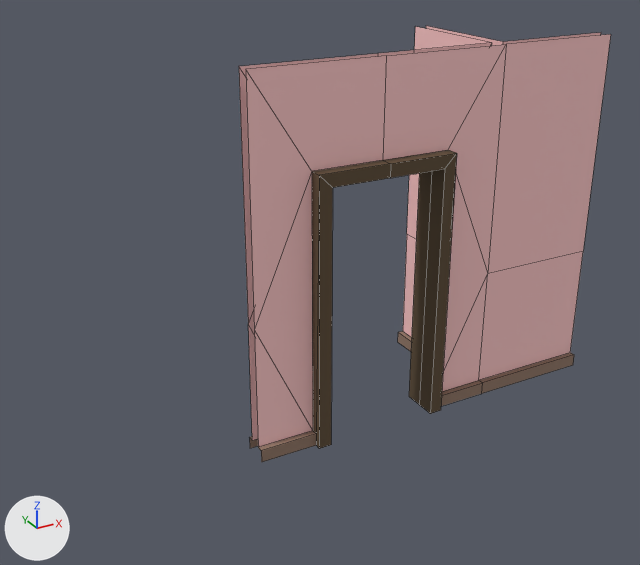
The FBX model Content/Game_Art/FBX/Archi/SM_T_Coin.fbx as it was, and as the next commit left it.
One viewpoint serves both versions: a 50 mm camera at (-3.21, -5.0, 3.77) aimed at (-0.41, 0.1, 1.22). Lighting does not change. The marker at lower left points along +X, +Y and +Z. Mesh edges are drawn as thin lines. Where no turn or scale is listed for an object, it has been applied to the vertices.

The older version as bpy lines, for what is in view:
```python
me_mesh = bpy.data.meshes.new('Mesh')
me_mesh.from_pydata(...)  # 90 vertices, 68 faces; spans x -1.0..2.0, y -0.15..1.0, z 0.0..2.8
# faces by material slot: [24, 16, 28]
me_mesh.materials.append(mat_material__40)  # pink #ffcaca
me_mesh.materials.append(mat_material__41)  # brown #937868
me_mesh.materials.append(mat_material__42)  # brown #5d4b35
ob_sm_tcoin = bpy.data.objects.new('SM_TCoin', me_mesh)
ob_sm_tcoin.location = (0.0, 0.0, 0.0)
```
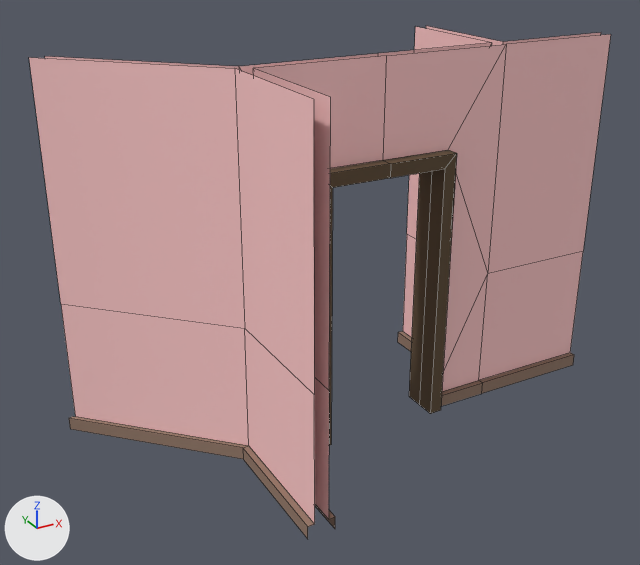
Pixel boxes (x1, y1, x2, y2) of what changed, in the pictures (640 x 565 px):
'SM_TCoin', reshaped (56% wider, 18% taller): before (239, 26, 611, 462); after (29, 26, 611, 539)
part 1 of me_mesh, added (pink): after (29, 57, 315, 539)
part 2 of me_mesh, built on: before (246, 56, 386, 462); after (45, 56, 386, 529)

What the commit changed:
me_mesh is used by ob_sm_tcoin; location (0.0, 0.0, 0.0).
me_mesh had 90 vertices, 68 faces and spanned x -1.0..2.0, y -0.15..1.0, z 0.0..2.8.
me_mesh now has 115 vertices, 84 faces and spans x -2.1..2.0, y -1.0..1.0, z 0.0..2.8.
me_mesh part 1: a new loose piece of 15 vertices spanning x -2.1..-1.05, y -1.0..1.0, z 0.0..2.8.
Part 2, on me_mesh:
5 vertices are removed from x -1.0, y -0.1..-0.05, z 0.0..2.8.
6 faces are deleted.
15 vertices are added at x -1.95..-0.9, y -1.0..1.0, z 0.0..2.8.
8 new faces join them, mat_material__40 (pink #ffcaca).
6 new faces join them, mat_material__41 (brown #937868).
